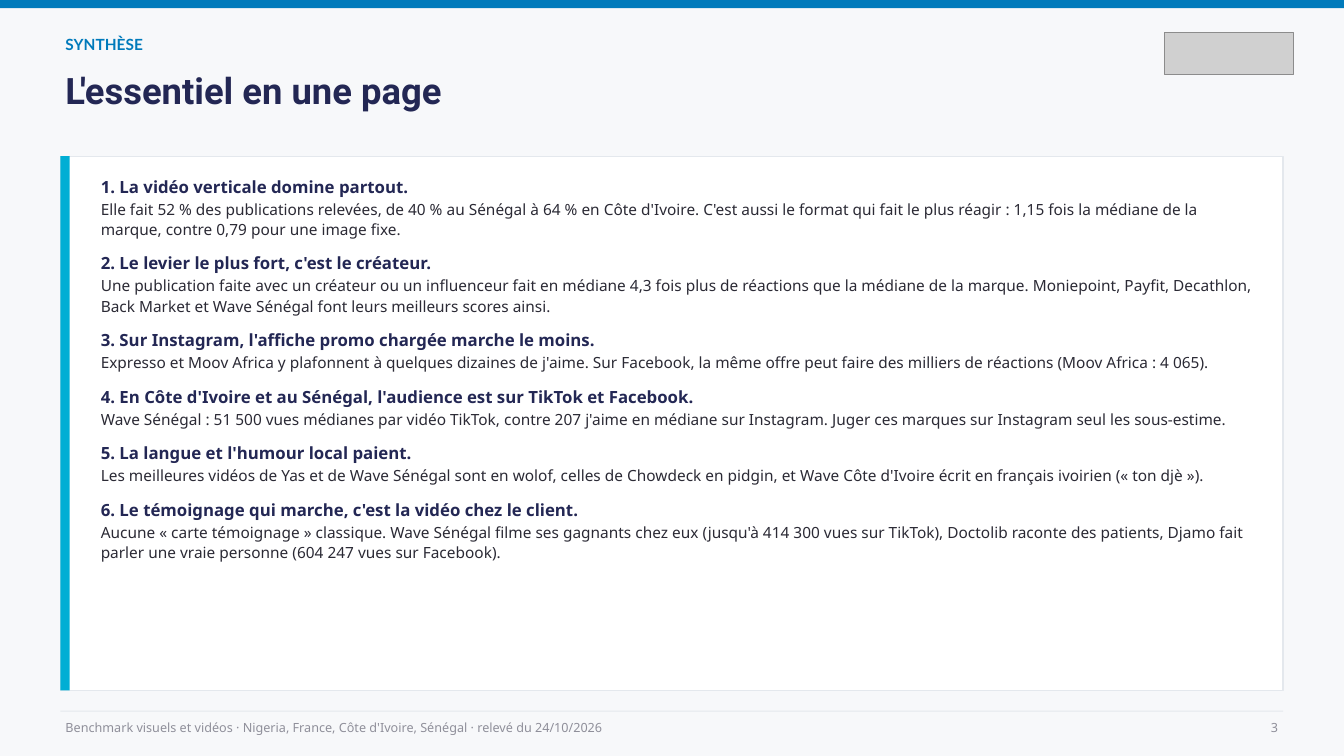
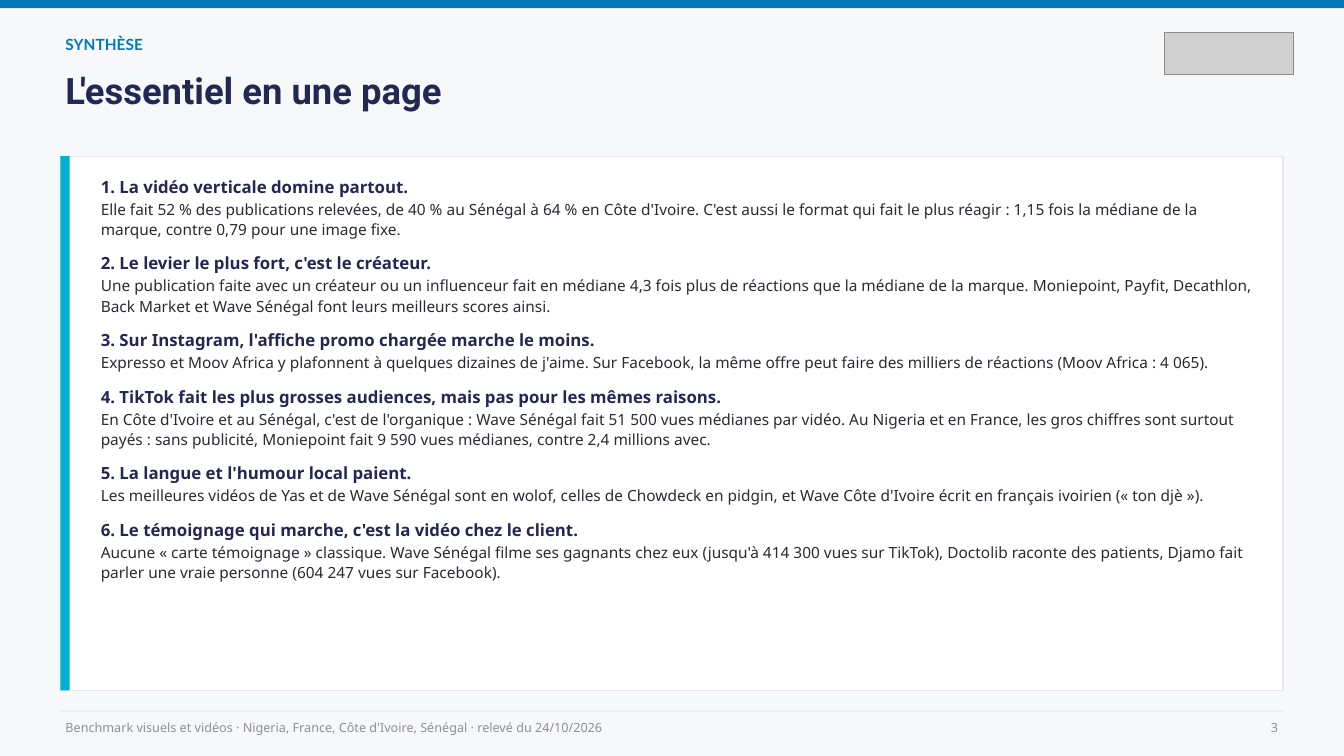
Before and after one commit to leslita06/fatima-unifood-fictif, a slide deck: slide 3 of benchmark-visuels/2026-10-24_benchmark-visuels-videos.pptx. Drawn at 1344x756 pixels with LibreOffice and Linux fonts; fonts in the diff are those of the drawing; grey boxes stand for pictures. Boxes give left, top, right and bottom in pixels: in the first picture for what was removed or moved away, otherwise in the second. Text is boxed around its words. In the diff, an @@ line names an element or a change of style, - is before the commit and + after.

```diff
--- a/benchmark-visuels/2026-10-24_benchmark-visuels-videos.pptx
+++ b/benchmark-visuels/2026-10-24_benchmark-visuels-videos.pptx
@@ text at <box>101,390,1233,449</box>: text changed @@
-4. En Côte d'Ivoire et au Sénégal, l'audience est sur TikTok et Facebook.
-Wave Sénégal : 51 500 vues médianes par vidéo TikTok, contre 207 j'aime en médiane sur Instagram. Juger ces marques sur Instagram seul les sous-estime.
+4. TikTok fait les plus grosses audiences, mais pas pour les mêmes raisons.
+En Côte d'Ivoire et au Sénégal, c'est de l'organique : Wave Sénégal fait 51 500 vues médianes par vidéo. Au Nigeria et en France, les gros chiffres sont surtout payés : sans publicité, Moniepoint fait 9 590 vues médianes, contre 2,4 millions avec.
```
Also in this commit, not shown: 7 other slides changed, 3 slides added, 1 other file.
